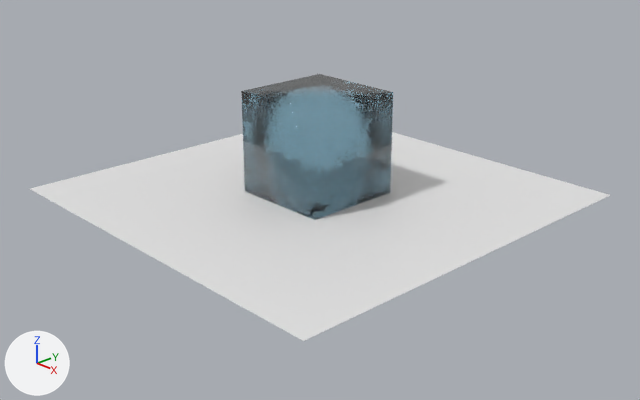
The Blender file scene1.blend as it was, and as the next commit left it.
Before and after are seen from a 50 mm camera at (11.79, -11.03, 6.16) aimed at (0.32, -0.23, -0.01). The axes (+X, +Y, +Z) are drawn at lower left. The lights are the same throughout.
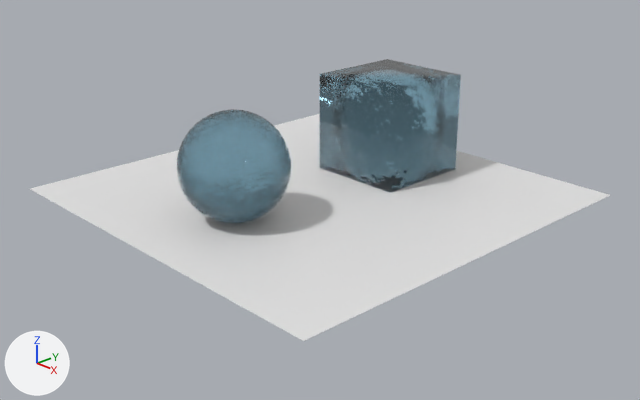
Boxes (x1, y1, x2, y2) around the edits, measured in the pictures (640 x 400 px):
'Cube', surface changed, moved
    before: (241, 74, 393, 220)
    after: (320, 59, 461, 193)
'Sphere', added
    after: (177, 109, 291, 223)

Patch to the scene script:
```diff
--- a/scene1.blend.py
+++ b/scene1.blend.py
@@ mat_water_1 @@
 n1 = _N.new('ShaderNodeBsdfPrincipled'); n1.name = 'Principled BSDF'
 n1.inputs[2].default_value = 0.01  # 'Roughness'
-n1.inputs[3].default_value = 1.45  # 'IOR'
+n1.inputs[3].default_value = 1.333  # 'IOR'
 n1.inputs[13].default_value = 1.333  # 'Specular IOR Level'
@@ me_sphere @@
+me_sphere.from_pydata(...)  # 1986 vertices, 2048 faces; spans x -1.0..1.0, y -1.0..1.0, z -1.0..1.0
+me_sphere.polygons.foreach_set('use_smooth', [True] * 2048)
+me_sphere.materials.append(mat_water_1)
@@ ob_cube @@
 ob_cube = bpy.data.objects.new('Cube', me_cube)
-ob_cube.location = (0.0, 0.0, 1.0)
+ob_cube.location = (0.0, 2.0, 1.0)
@@ ob_sphere @@
+ob_sphere = bpy.data.objects.new('Sphere', me_sphere)
+ob_sphere.location = (0.0, -2.0, 1.0)
```
